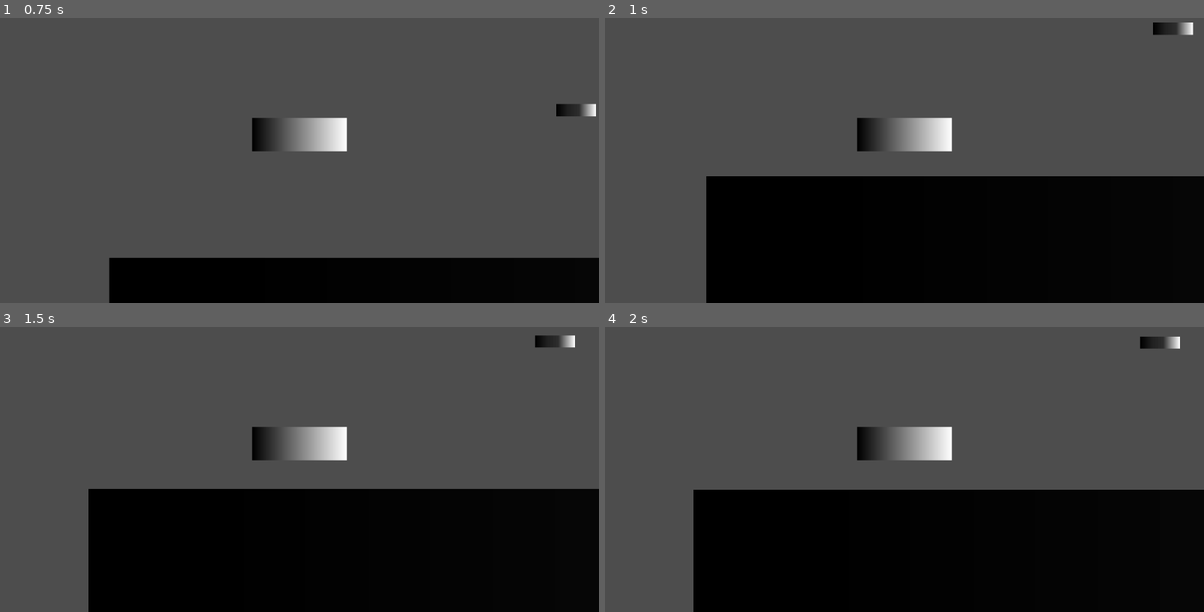
Above: before the commit, frames 1-4 (two rows, left to right).
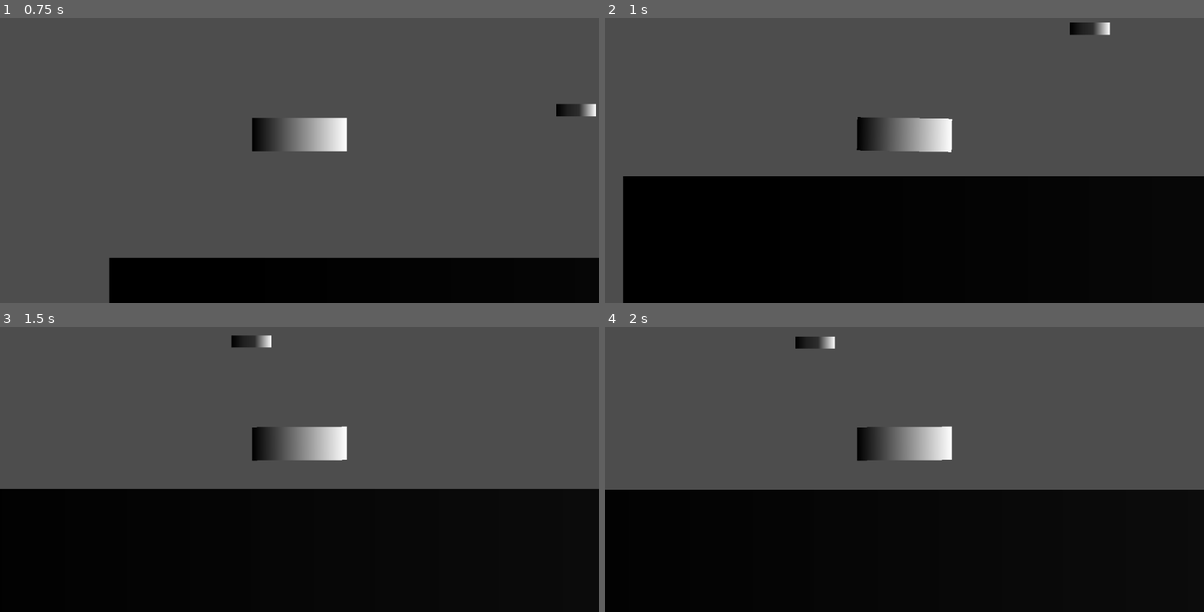
Above: after the commit, the same moments.

Repository: pmarkee/cargaem_demo
Game: Godot game, scene res://Main.tscn
Same seed, same stepped clock (60 frames per second), same inputs: the game is played once before the commit and once after it.
Inputs:
- Up to frame 1 (0.75 s): hold Right (ui_right) from 0.53 s (still down)
- Up to frame 2 (1 s): keep holding Right (ui_right); tap Space (ui_select) at 0.77 s
- Up to frame 3 (1.5 s): release Right (ui_right) at 1.28 s; hold Down (ui_down) from 1.28 s (still down)
- Up to frame 4 (2 s): keep holding Down (ui_down); tap Space (ui_select) at 1.52 s

Frame 1 is identical in both runs. In frame 2, 6.8% of the frame differs, in the area x 3-99%, y 1-100%; in frame 3, 6.9%, in the area x 0-96%, y 2-100%; in frame 4, 6.9%.

Commit message:
Engine modeling - step 3
Calculate vehicle velocity based on wheel speed. Problem: we get
different values for expected kinetic energy when calculating based on
engine work (power x time) vs target velocity (engine speed / gear
ratio) so something is not quite adding up. Velocities reached are also
way too high and reached almost instantly, this may be due to the lack
of load.

Diff:
--- a/Engine.gd
+++ b/Engine.gd
@@ -1,19 +1,21 @@
 extends Node2D
 
+var utils = load("res://utils.gd")
+
+ # TODO read these dynamically
 const MOMENT_OF_INERTIA = 0.1
+const final_drive = 4.25
+const gear_ratios = [3.25, 1.909, 1.25, 0.909, 0.75]
 
 @export_file var engine_file = "res://assets/engine/data.json"
 
-@onready var rpm: float = 1000
+var omega: float = utils.rpm_to_rad_per_sec(1000)
+var tq: float = 0
 
-var utils = load("res://utils.gd")
 var torque_curve: Dictionary
 var rpm_limit: int
 
-var final_drive_ratio = 4.25
-
 var current_gear: int = 0
-const gear_ratios = [3.25, 1.909, 1.25, 0.909, 0.75]
 
 
 func _ready():
@@ -25,36 +27,30 @@
 throttle: throttle position between 0 and 1
 external_load: resistance torque in Nm
 delta: time elapsed since last physics update in seconds
-Returns amount of effective work done by the engine in delta time and updates engine speed.
+Returns an object containing the new speed and torque output of the engine.
 '''
-func get_work(throttle: float, external_load: float, delta: float) -> float:
-	var tq = _calculate_torque(torque_curve, rpm, throttle) # Torque in Nm.
-	var net_tq = (tq - external_load) * gear_ratios[current_gear] * final_drive_ratio
-	var power = _calculate_power(net_tq, rpm) # Power in Watts
-	var work = power * delta # Work in Joules
-	print("old rpm: ", rpm)
-	rpm = _calculate_new_rpm(rpm, net_tq, delta)
-	print("tq: ", tq)
-	print("new rpm: ", rpm)
-	print("power: ", power / 1000)
-	print("-----------------")
-	return max(work, 0)
+func update_engine_state(throttle: float, external_load: float, delta: float):
+	var rpm = utils.rad_per_sec_to_rpm(omega)
+	tq = torque(torque_curve, rpm, throttle) # Torque in Nm.
+	var net_tq = tq * gear_ratios[current_gear] * final_drive - external_load
+	omega = _calculate_new_omega(omega, net_tq, delta)
+	#print("old rpm: ", rpm)
+	#print("tq: ", tq)
+	#print("new rpm: ", utils.rad_per_sec_to_rpm(omega))
+	#print("-----------------")
 
 
 func upshift():
 	var new_gear = clamp(current_gear + 1, 0, gear_ratios.size() - 1)
-	var new_rpm = rpm * gear_ratios[new_gear] / gear_ratios[current_gear]
+	omega *= gear_ratios[new_gear] / gear_ratios[current_gear]
 	current_gear = new_gear
-	rpm = new_rpm
 	print("UPSHIFT ", current_gear + 1)
-
 
 
 func downshift():
 	var new_gear = clamp(current_gear - 1, 0, gear_ratios.size() - 1)
-	var new_rpm = rpm * gear_ratios[new_gear] / gear_ratios[current_gear]
+	omega *= gear_ratios[new_gear] / gear_ratios[current_gear]
 	current_gear = new_gear
-	rpm = new_rpm
 	print("DOWNSHIFT ", current_gear + 1)
 
 '''
@@ -64,7 +60,7 @@
 and doesn't need to be deducted.
 External load (rolling resistance, air resistance etc) must be subtracted on the calling side.
 '''
-func _calculate_torque(torque_curve: Dictionary, rpm: int, throttle: float) -> float:
+func torque(torque_curve: Dictionary, rpm: int, throttle: float) -> float:
 	if throttle > 1 || throttle < 0:
 		# TODO how to properly handle errors?
 		print("Throttle must be between 0 and 1")
@@ -123,32 +119,31 @@
 
 
 '''
-Takes torque in Nm and engine speed in RPM.
-Returns power in kW.
+Returns current power output in Watts.
 '''
-func _calculate_power(tq: float, rpm: float) -> float:
-	# Convert engine speed to rad/s.
-	var omega = 2 * PI * rpm / 60
+func power() -> float:
 	return tq * omega
 
 
 '''
-rpm: engine speed in rpm
+Returns the angular velocity of the wheels based on the current speed of the engine
+and the gear ratios.
+'''
+func wheel_omega():
+	return omega / (gear_ratios[current_gear] * final_drive)
+
+
+'''
+omega: engine speed in rad/s
 tq: net torque of the engine (assuming external load is already subtracted)
 delta: time elapsed since last physics update in seconds
 Returns the new RPM of the engine.
 '''
-func _calculate_new_rpm(rpm: float, tq: float, delta: float) -> float:
-	var omega = 2 * PI * rpm / 60 # Engine speed in rad/s.
+func _calculate_new_omega(omega: float, tq: float, delta: float) -> float:
 	var angular_acceleration = tq / MOMENT_OF_INERTIA
 	var new_omega = omega + angular_acceleration * delta
-	var new_rpm = new_omega * 60 / (2 * PI) # New engine speed in rpm.
-	#print("rpm: ", rpm)
-	#print("omega: ", omega)
-	#print("angular_acceleration: ", angular_acceleration)
-	#print("new_omega: ", new_omega)
-	#print("new_rpm: ", new_rpm)
-	return clamp(new_rpm, 0, rpm_limit)
+	return clamp(new_omega, 0, utils.rpm_to_rad_per_sec(rpm_limit))
+
 
 '''
 Find the last element in an array that is smaller than the specified value.
--- a/Main.tscn
+++ b/Main.tscn
@@ -18,7 +18,6 @@
 
 [node name="Vehicle" parent="." instance=ExtResource("2_yae0x")]
 position = Vector2(366, 88)
-variant = 2
 
 [node name="Obstacle" type="StaticBody2D" parent="."]
 position = Vector2(898, 309)
--- a/Vehicle.gd
+++ b/Vehicle.gd
@@ -14,7 +14,7 @@
 
 @export var variant = SuspensionVariant.V1_SINGLERAY
 @export var wheelbase = 70
-@export var wheel_radius = 31 # TODO make sure it's consistent here and in suspension
+@export var wheel_radius = 0.4 * PX_PER_M # TODO make sure it's consistent here and in suspension
 
 
 func _ready():
@@ -53,12 +53,11 @@
 	elif Input.is_action_just_pressed("ui_down"):
 		$Engine.downshift()
 
-	var external_load = 0 # TODO calculate resistances properly
-	var engine_work = $Engine.get_work(throttle, external_load, delta)
-	var new_velocity = sqrt(2 * engine_work / $Body.mass) * PX_PER_M # Transforming 1/2 * m * v^2
+	var external_load = 50 # TODO calculate resistances properly
+	$Engine.update_engine_state(throttle, external_load, delta)
+
+	var new_velocity = $Engine.wheel_omega() * wheel_radius
 	var acceleration = (new_velocity - $Body.linear_velocity.x) / delta
-	# TODO how to take wheel radius into account here?
-	# TODO convert meters to pixels
 	var force = Vector2($Body.mass * acceleration, 0)
 
 	# TODO braking
@@ -66,7 +65,22 @@
 		force.x -= sgn($Body.linear_velocity.x) * BRAKING_FORCE
 
 	$Body.apply_force(force)
-	print("v = ", $Body.linear_velocity.x / PX_PER_M)
+
+	var engine_work = $Engine.power() * delta
+	var velocity_mps = $Body.linear_velocity.x / PX_PER_M
+
+	var kinetic_e = $Body.mass / 2 * pow(velocity_mps, 2)
+	var new_kinetic_e = $Body.mass / 2 * pow(new_velocity / PX_PER_M, 2)
+
+	#print("wheel omega: ", $Engine.wheel_omega())
+	#print("new_velocity kph: ", new_velocity / PX_PER_M * 3.6)
+	#print("force: ", force / PX_PER_M)
+	#print("v kph = ", velocity_mps * 3.6)
+	print("current E: ", kinetic_e)
+	print("engine work (J): ", engine_work)
+	print("predicted E based on target velocity: ", new_kinetic_e)
+	print("predicted E based on engine work: ", kinetic_e + engine_work)
+	print("-----------")
 
 
 func sgn(n: float) -> int:
--- a/utils.gd
+++ b/utils.gd
@@ -19,3 +19,11 @@
 		#data["rpm_values"][i] = int(data["rpm_values"][i])
 
 	return data
+
+
+static func rpm_to_rad_per_sec(rpm: float) -> float:
+	return rpm * 2 * PI / 60
+
+
+static func rad_per_sec_to_rpm(omega: float) -> float:
+	return omega * 60 / (2 * PI)
